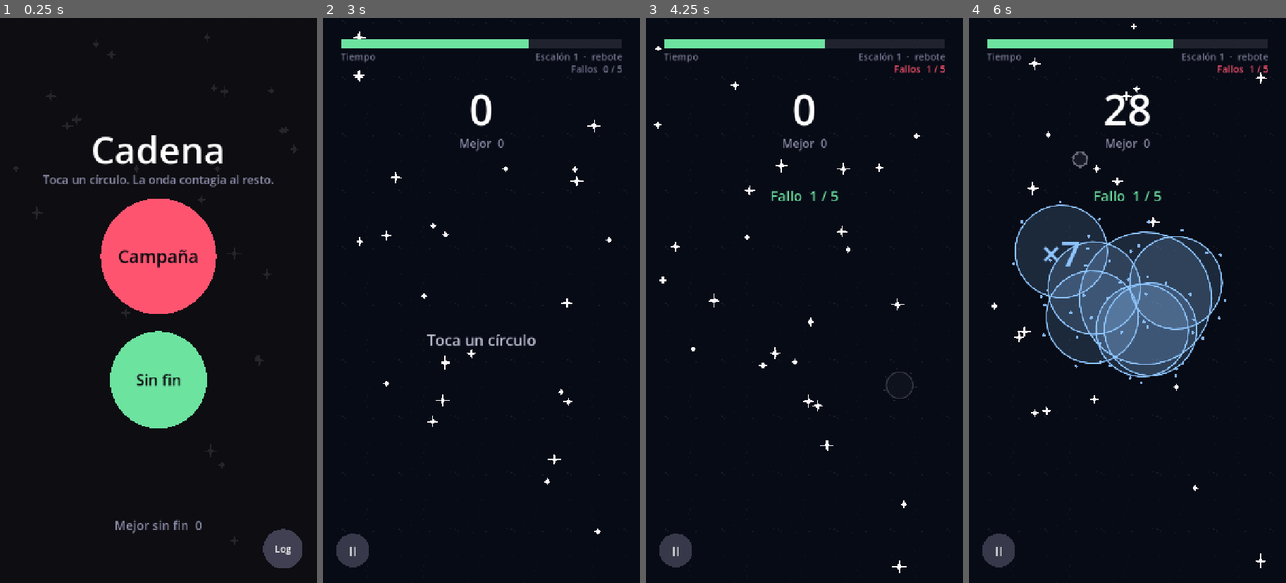
Above: before the commit, frames 1-4 (left to right).
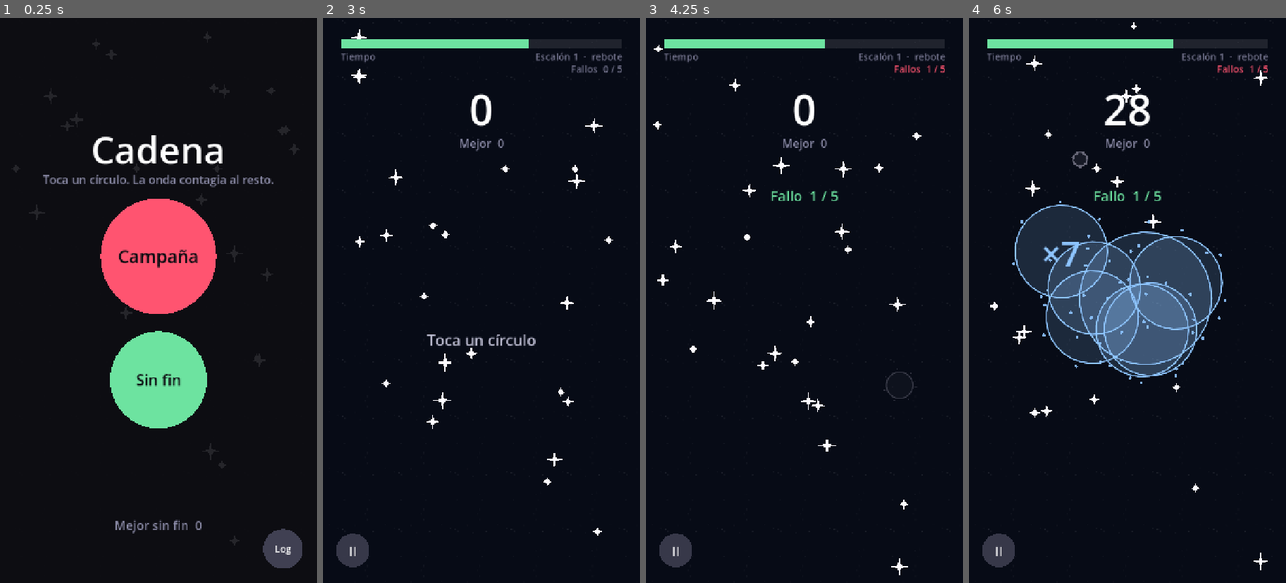
Above: after the commit, the same moments.

Repository: DanyDanny7/yesca
Game: Godot game, scene res://main.tscn
The game is run twice, just before and just after one commit, with the same random seed, the same clock (stepped at 60 frames per second) and the same inputs. Sound files missing from this copy of the repository are replaced by a short silence.
Inputs (mouse positions are in pixels of both pictures, inside the frame that each line leads up to):
- Up to frame 1 (0.25 s): no input
- Up to frame 2 (3 s): move the mouse to (551, 272) at 0.52 s; click (551, 272) at 0.67 s; move the mouse to (418, 328) at 1.27 s; click (418, 328) at 1.42 s; move the mouse to (513, 176) at 2.02 s; click (513, 176) at 2.17 s; move the mouse to (465, 413) at 2.77 s; click (465, 413) at 2.92 s
- Up to frame 3 (4.25 s): move the mouse to (899, 385) at 3.52 s; click (899, 385) at 3.67 s
- Up to frame 4 (6 s): move the mouse to (1032, 215) at 4.27 s; click (1032, 215) at 4.42 s; move the mouse to (1143, 300) at 5.02 s; click (1143, 300) at 5.17 s; move the mouse to (1079, 159) at 5.77 s; click (1079, 159) at 5.92 s

The runs differ from the first frame. In frame 2, 0.2% of the frame differs, in the area x 8-92%, y 2-92%; in frame 3, 0.2%, in the area x 2-87%, y 4-99%; in frame 4, 0.2%.

Commit message:
Otro 25% de tamaño visual en los targets
Escala acumulada de 1.5625 sobre el radio de lógica, que sigue intacto entre 8 y
11 px. El radio de toque tampoco se mueve: 30 px fijos.

Queda anotado el límite de esta palanca. Cuanto más se separa el dibujo de la
lógica, más ancha es la franja en la que una onda parece rozar un target y no lo
contagia: medida, de 4.5 a 6.2 px según el bioma. Si al jugarlo se siente
injusto, la solución es subir el radio de lógica y recalibrar, no seguir
agrandando el dibujo.

El target más grande dibujado son 17.2 px, todavía por debajo de los 30 del
radio de toque, así que tocar sigue siendo más generoso que lo que se ve.

Co-Authored-By: Claude Opus 5 (1M context) <noreply@anthropic.com>

Diff:
--- a/scripts/dot.gd
+++ b/scripts/dot.gd
@@ -66,7 +66,13 @@
 ## que se puede tocar es generoso; al revés sería una trampa.
 var _entrada: float = 1.0
 ## Cuánto más grandes se ven los targets de lo que miden para el juego.
-const ESCALA_VISUAL := 1.25
+##
+## Dos subidas del 25% acumuladas. Ojo con seguir tirando de aquí: cuanto más se
+## separa el dibujo de la lógica, más ancha es la franja en la que una onda
+## parece rozar un target y no lo contagia. A 1.56 esa franja es de 4 a 6 px
+## según el bioma; el día que se note como injusto, la solución es subir el
+## radio de lógica y recalibrar, no seguir agrandando el dibujo.
+const ESCALA_VISUAL := 1.5625
 const ENTRADA_DUR := 0.55
 const ENTRADA_MIN := 0.28
 
